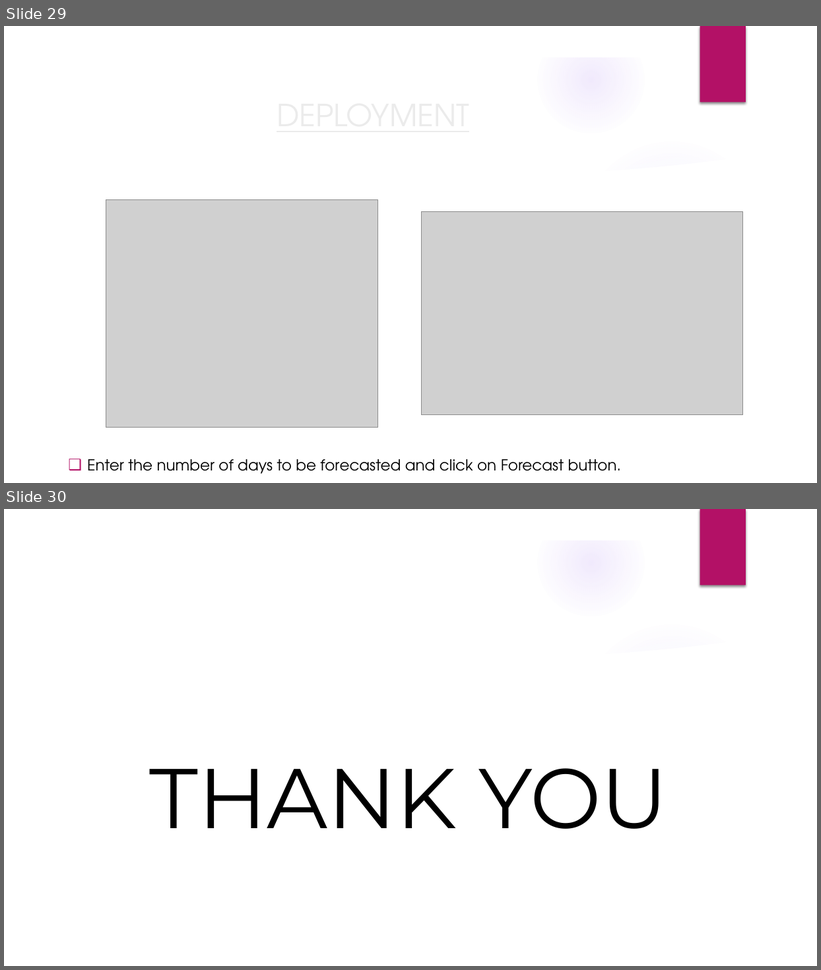
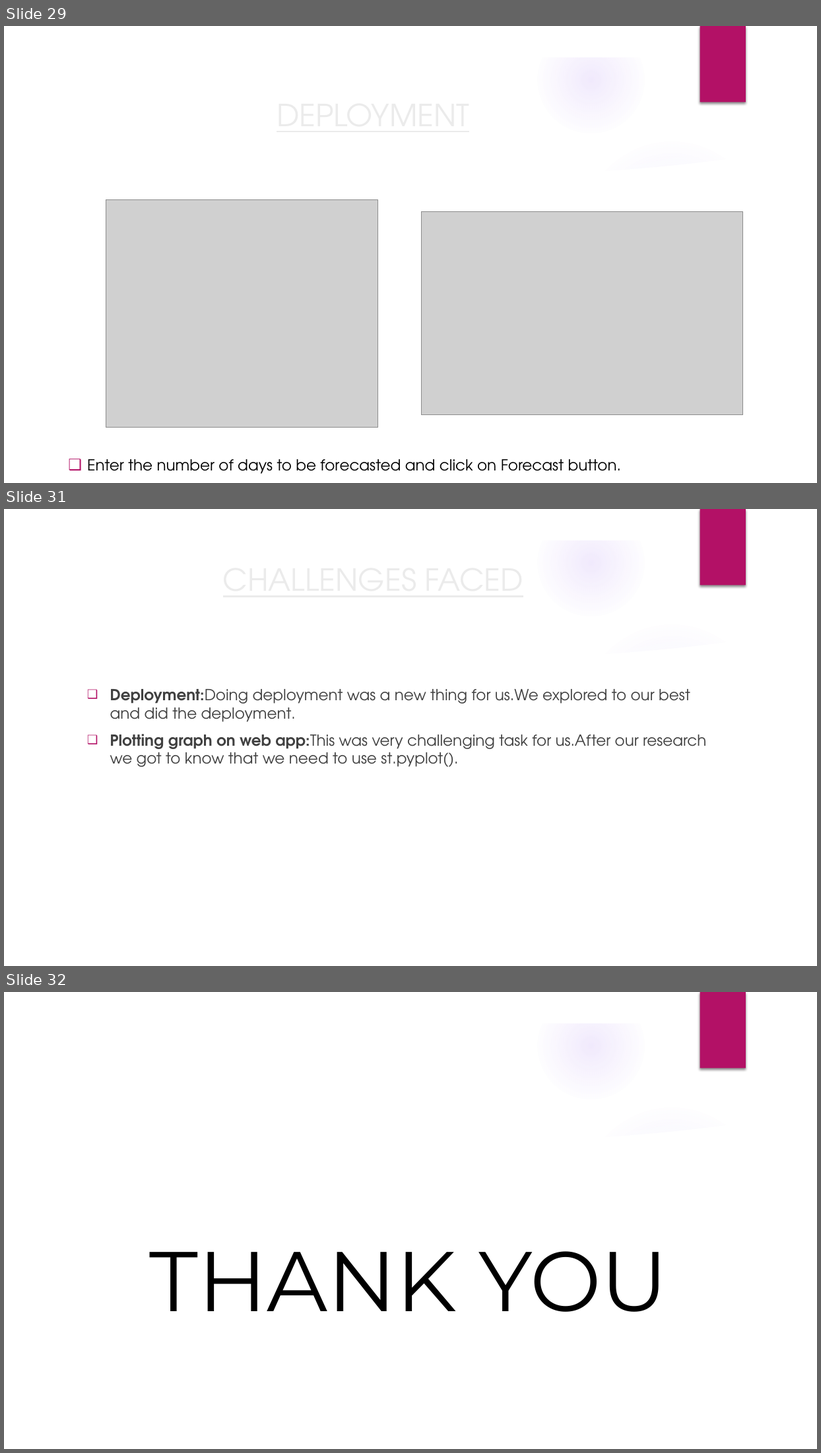
Before and after one commit to sidh478/TCS_Stock_Analysis, a slide deck: Final Project Presentation Group 1.pptx. Shown one above the other, each under a label of ours: slides 29 and 30 before the commit, slides 29, 31 and 32 after it; the slides between them are not shown. The pictures are 821x970 and 821x1453 pixels, drawn with LibreOffice and Linux fonts; fonts in the diff are those of the drawing; grey boxes stand for pictures; background and template pictures are left out. Boxes give left, top, right and bottom in pixels: in the first picture for what was removed or moved away, otherwise in the second. Text is boxed around its words. In the diff, an @@ line names an element or a change of style, - is before the commit and + after.

```diff
--- a/Final Project Presentation Group 1.pptx
+++ b/Final Project Presentation Group 1.pptx
@@ slide 31 added at [4, 509, 817, 966], background picture (left out); not listed: 9 template elements that a slide beside it also shows @@
@@ title added at [81, 574, 665, 621], 36 pt, text #EBEBEB, underline @@
+CHALLENGES FACED
@@ text added at [110, 689, 706, 767], 18 pt, text #404040 @@
+❑ Deployment:Doing deployment was a new thing for us.We explored to our best and did the deployment.
+❑ Plotting graph on web app:This was very challenging task for us.After our research we got to know that we need to use st.pyplot().
@@ what was slide 30 is now slide 32 @@
```
Also in this commit, not shown: 1 other slide added, 1 other file.
